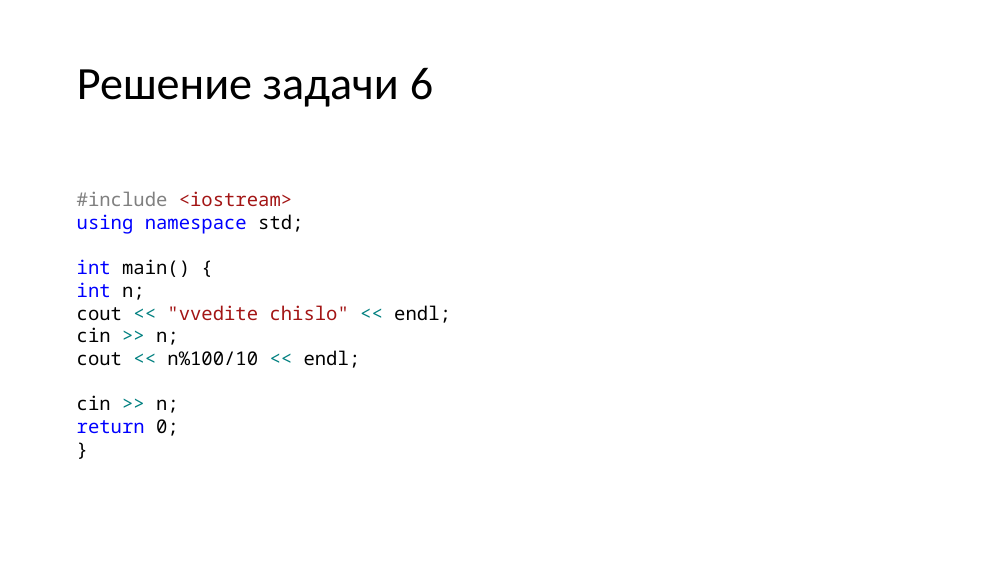
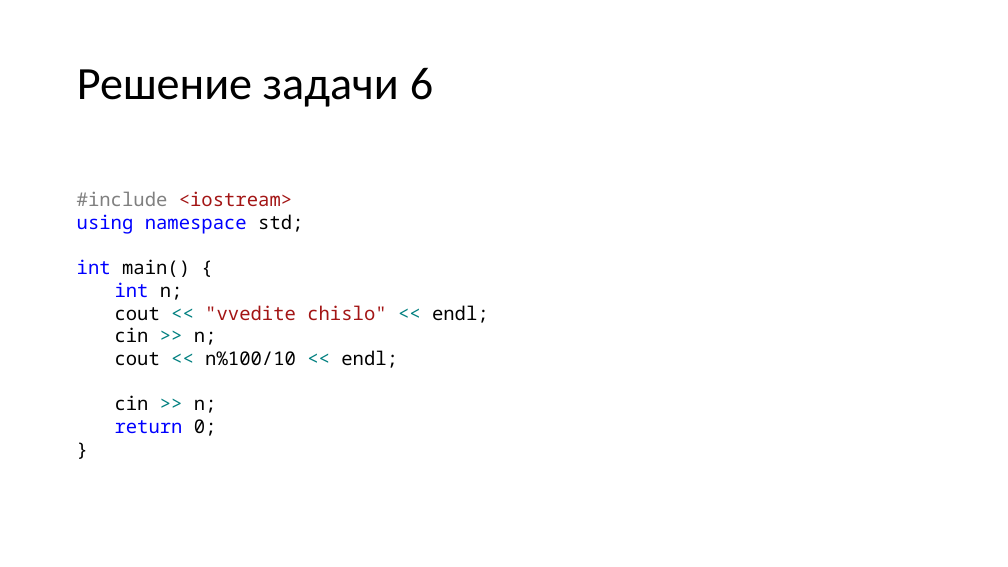
Before and after one commit to Klapeyron5/C-lessons-for-schoolchild-beginners, a slide deck: slide 5 of Урок 2/Урок 2.pptx. Drawn at 1008x567 pixels with LibreOffice and Linux fonts; fonts in the diff are those of the drawing. Boxes give left, top, right and bottom in pixels: in the first picture for what was removed or moved away, otherwise in the second. Text is boxed around its words. In the diff, an @@ line names an element or a change of style, - is before the commit and + after.

```diff
--- a/Урок 2/Урок 2.pptx
+++ b/Урок 2/Урок 2.pptx
@@ text at box(115, 282, 489, 436): list level 1 to 2 in "int n;"; list level 1 to 2 in "cout << "vvedite chislo" << ..."; list level 1 to 2 in "cin >> n;"; list level 1 to 2 in "cout << n%100/10 << endl;"; list level 1 to 2 in "return 0;" @@
```
Also in this commit, not shown: 1 other file.
